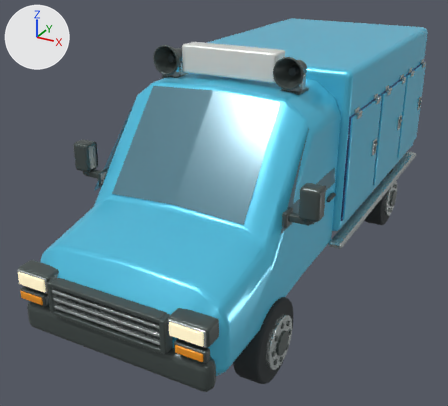
The glTF model vehicles/ice_cream_van.glb: old version first, new version second.
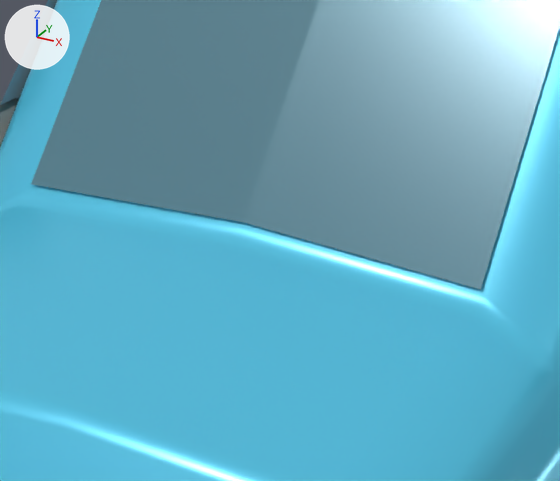
Old and new are each drawn whole from a 50 mm camera at (2.88, -6.31, 3.84) aimed at (-0.36, -0.42, 0.9) and again close up on the part from 23% to 60% of the width and 34% to 69% of the height. Every picture has the same lights, and +X, +Y and +Z are marked at upper left. The first two pictures are the older version. Where no turn or scale is listed for an object, it has been applied to the vertices.

Names of what the first close-up shows: 'Cab door window', 'Pressed steel bonnet and cab', 'Swept windscreen', 'Swept windscreen.001' and 1 more.
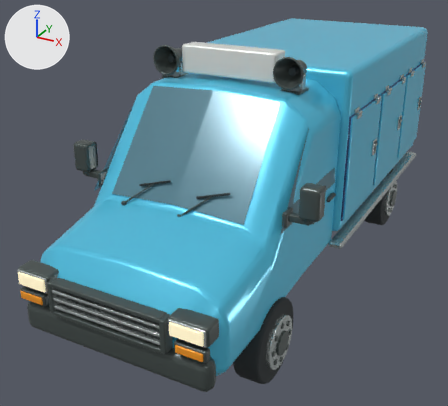
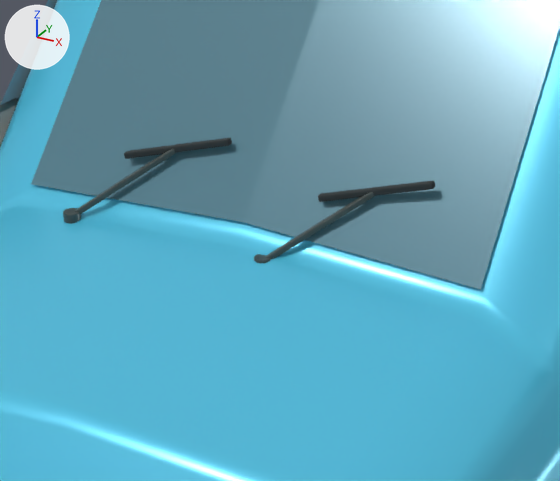
Changed parts and their boxes (x1, y1, x2, y2) in the close-ups (560 x 481 px):
'Wiper blade.001', added
    after: (318, 181, 435, 202)
'Wiper arm.001', added
    after: (265, 192, 374, 259)
'Wiper blade', added
    after: (124, 138, 232, 159)
'Wiper arm', added
    after: (74, 149, 177, 214)
'Wiper spindle cap', added
    after: (63, 208, 81, 224)
'Wiper spindle cap.001', added
    after: (254, 254, 271, 263)

What the commit changed:
Mesh me_cylinder_001_1 is new.
It has 120 vertices, 236 faces and spans x -0.024..0.024, y -0.024..0.024, z -0.014..0.014.
It uses material mat_graphite_trim (dark grey #4d5755).
Mesh me_cylinder_1 is new.
It has 120 vertices, 236 faces and spans x -0.024..0.024, y -0.024..0.024, z -0.014..0.014.
It uses material mat_graphite_trim (dark grey #4d5755).
Mesh me_cube_004_1 is new.
It has 96 vertices, 188 faces and spans x -0.157..0.157, y -0.037..0.037, z -0.048..0.048.
It uses material mat_tire_rubber (dark grey #2c3234).
Mesh me_cube_002_1 is new.
It has 96 vertices, 188 faces and spans x -0.157..0.157, y -0.037..0.037, z -0.048..0.048.
It uses material mat_tire_rubber (dark grey #2c3234).
Mesh me_cube_003_1 is new.
It has 96 vertices, 188 faces and spans x -0.134..0.134, y -0.081..0.081, z -0.104..0.104.
It uses material mat_graphite_trim (dark grey #4d5755).
Mesh me_cube_001_1 is new.
It has 96 vertices, 188 faces and spans x -0.134..0.134, y -0.081..0.081, z -0.104..0.104.
It uses material mat_graphite_trim (dark grey #4d5755).
Object 'Wiper spindle cap.001' (ob_wiper_spindle_cap_001) is new; it shows me_cylinder_001_1.
Its location is (0.1, -2.079, 1.501).
Object 'Wiper spindle cap' (ob_wiper_spindle_cap) is new; it shows me_cylinder_1.
Its location is (-0.52, -2.079, 1.501).
Object 'Wiper blade.001' (ob_wiper_blade_001) is new; it shows me_cube_004_1.
Its location is (0.357, -1.931, 1.698).
Object 'Wiper blade' (ob_wiper_blade) is new; it shows me_cube_002_1.
Its location is (-0.263, -1.931, 1.698).
Object 'Wiper arm.001' (ob_wiper_arm_001) is new; it shows me_cube_003_1.
Its location is (0.229, -2.005, 1.599).
Object 'Wiper arm' (ob_wiper_arm) is new; it shows me_cube_001_1.
Its location is (-0.391, -2.005, 1.599).
